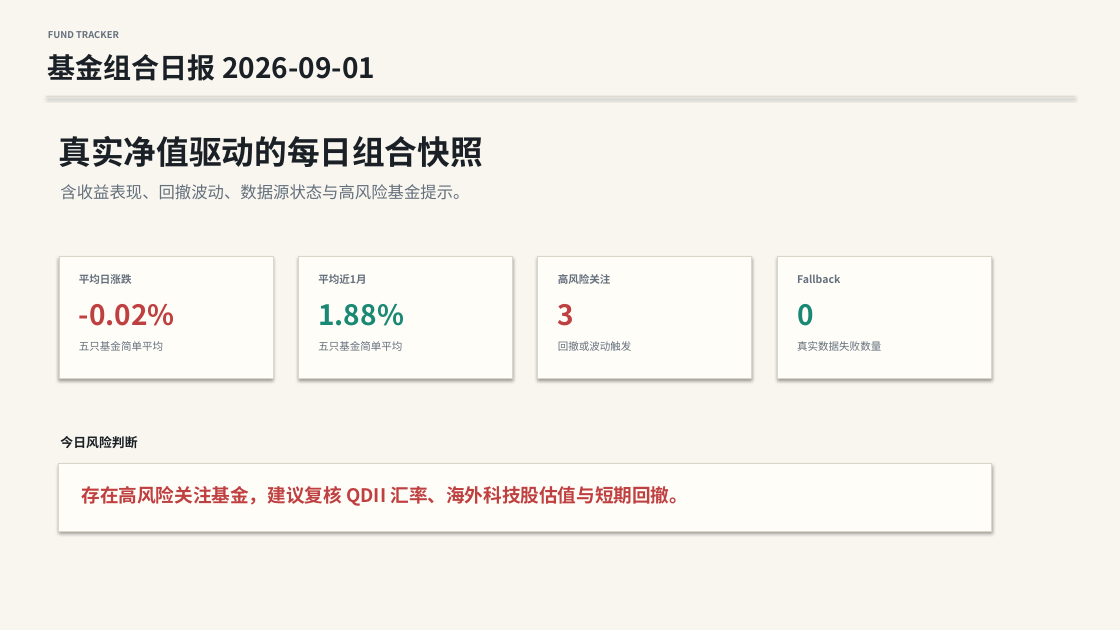
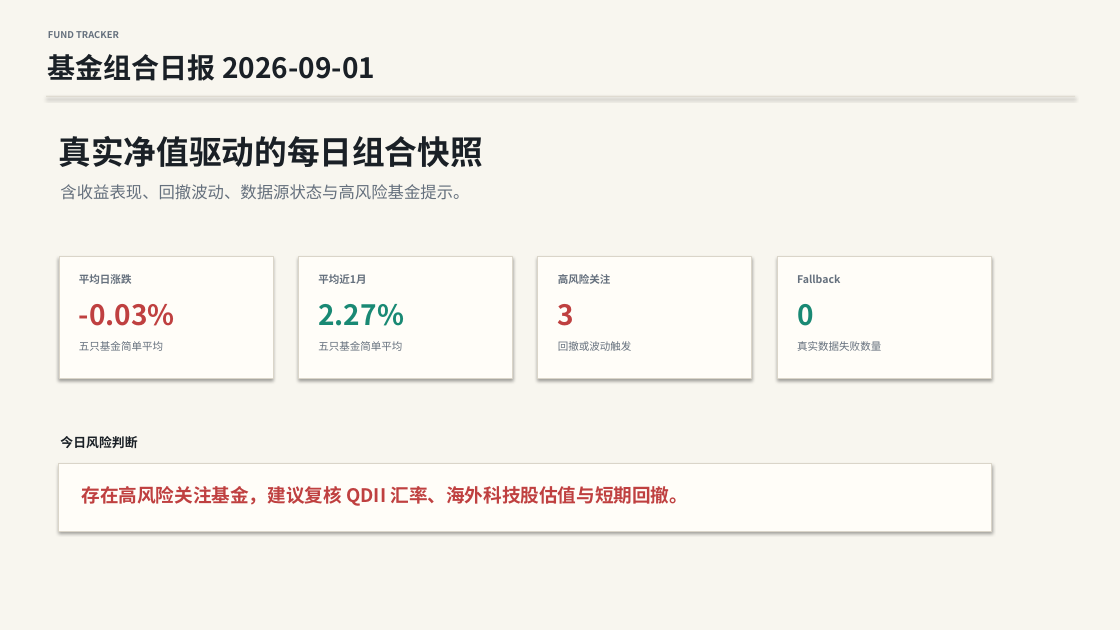
Before and after one commit to DrOrhto/fund-tracker, a slide deck: slide 1 of reports/2026-09-01.pptx. Drawn at 1120x630 pixels with LibreOffice and Linux fonts; fonts in the diff are those of the drawing. Boxes give left, top, right and bottom in pixels: in the first picture for what was removed or moved away, otherwise in the second. Text is boxed around its words. In the diff, an @@ line names an element or a change of style, - is before the commit and + after.

```diff
--- a/reports/2026-09-01.pptx
+++ b/reports/2026-09-01.pptx
@@ text at bbox=[79, 304, 175, 326]: text changed @@
--0.02%
+-0.03%
@@ text at bbox=[318, 304, 404, 326]: text changed @@
-1.88%
+2.27%
```
Also in this commit, not shown: 3 other slides changed, 1 other file.
